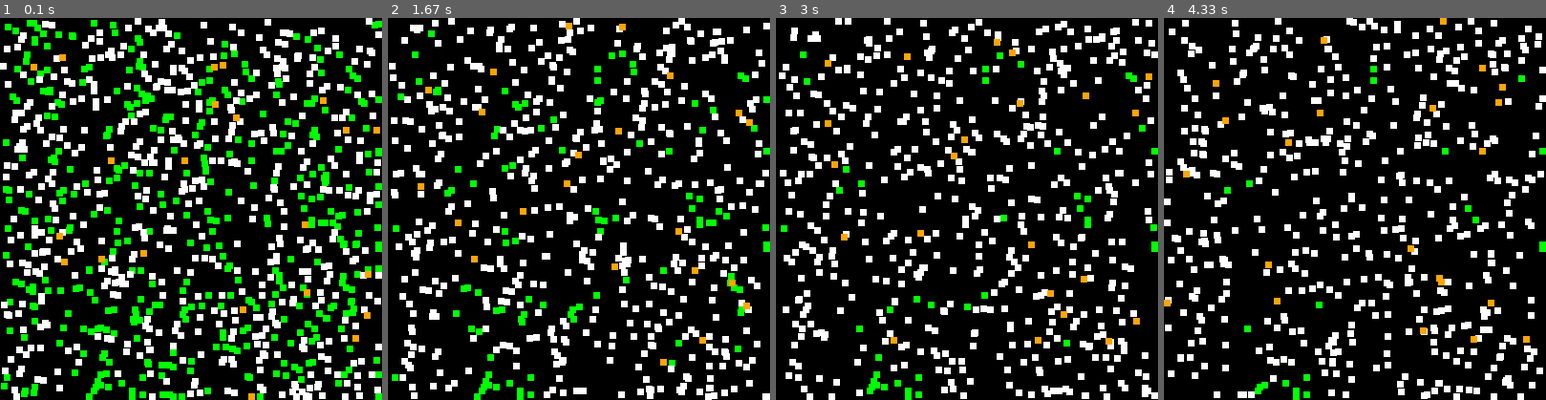
Above: before the commit, frames 1-4 (left to right).
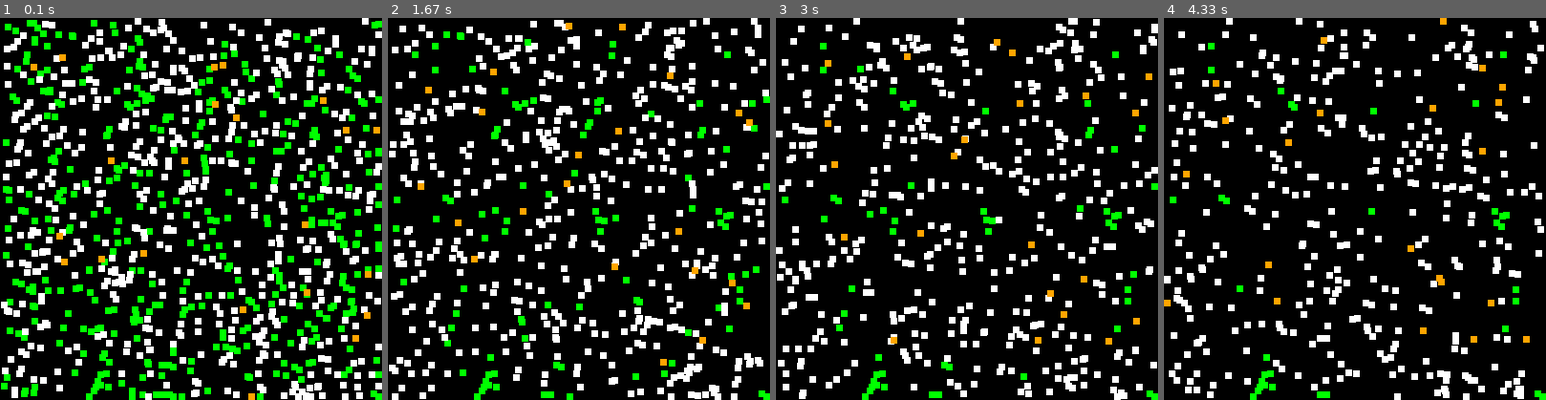
Above: after the commit, the same moments.

Repository: RAVIA33/Projet_algo
Game: pygame game, started from projet/main.py
The game is run twice, just before and just after one commit, with the same random seed, the same clock (stepped at 60 frames per second) and the same inputs.
Inputs:
- Up to frame 1 (0.1 s): no input
- Up to frame 2 (1.67 s): no input
- Up to frame 3 (3 s): no input
- Up to frame 4 (4.33 s): no input

The runs differ from the first frame. In frame 1, 3.9% of the frame differs, in the area x 0-100%, y 0-100%; in frame 2, 25%; in frame 3, 23%; in frame 4, 22%.

Commit message:
add def check_collision + energie

Diff:
--- a/projet/main.py
+++ b/projet/main.py
@@ -142,8 +142,8 @@
             elif type(self._actor.type) == Renard :
                 self._actor._speed = pygame.Vector2(randint(-3,3), randint(-3,3))
                 self._actor.type.energie -= 1
-        if self._actor.type.energie == 0:
-            print("MORT")
+        # if self._actor.type.energie == 0:
+        #     print("MORT")
 
 
         self.rect.move_ip(self._actor._speed)
@@ -205,25 +205,43 @@
 
                 #vérifie si sprite est une instance de la class renard et si other_sprite est une instance de la class Lapin
                 if isinstance(sprite._actor.type, Renard) and isinstance(other_sprite._actor.type, Lapin):  #si c'est le cas alors affiche "renard mange lapin"
-                    if sprite._actor.type.energie < sprite._actor.type.energie_maximale:
+                    if sprite._actor.type.energie >= sprite._actor.type.energie_maximale:
+                        print(f"{sprite._actor.type.__class__.__name__} ne peut pas se nourrir, énergie maximale atteinte.")
+                    else:
                         print("Renard mange un lapin")
                         energie_gagnee = other_sprite._actor.type.energie #le renard récupère toute l'énergie du lapin
                         sprite._actor.type.energie += energie_gagnee
-                        if sprite._actor.type.energie < sprite._actor.type.energie_maximale:
-                            sprite._actor.type.energie = min(sprite._actor.type.energie, sprite._actor.type.energie_maximale)#limite au max
-                            other_sprite.kill()  #supprime le lapin
+                        other_sprite.kill()  #supprime le lapin
+                        if sprite._actor.type.energie > sprite._actor.type.energie_maximale:
+                            sprite._actor.type.energie = sprite._actor.type.energie_maximale
+
+                    # Vérification supplémentaire : si l'énergie devient négative par erreur, la limite à 0
+                    if sprite._actor.type.energie < 0:
+                        sprite._actor.type.energie = 0
+                        print(f"{sprite._actor.type.__class__.__name__} est mort par manque d'énergie")
+                        sprite.kill()  # Supprime le renard s'il n'a plus d'énergie
 
                     print(f"{sprite._actor.type.__class__.__name__} énergie actuelle : {sprite._actor.type.energie}")
 
 
                 #vérifie si sprite est une instance de la class lapin et si other_sprite est une instance de la class plante
                 elif isinstance(sprite._actor.type, Lapin) and isinstance(other_sprite._actor.type, Plante):
-                    if sprite._actor.type.energie < sprite._actor.type.energie_maximale:
+                    if sprite._actor.type.energie >= sprite._actor.type.energie_maximale:
+                        print(f"{sprite._actor.type.__class__.__name__} ne peut pas se nourrir, énergie maximale atteinte.")
+                    else:
                         print("Lapin mange une plante")
                         energie_gagnee = other_sprite._actor.type.valeur_nutritive  #le lapin récup l'énergie de la plante
                         sprite._actor.type.energie += energie_gagnee
-                        sprite._actor.type.energie = min(sprite._actor.type.energie, sprite._actor.type.energie_maximale)  #limite au max
                         other_sprite.kill()  #supprime la plante
+                        if sprite._actor.type.energie > sprite._actor.type.energie_maximale:
+                            sprite._actor.type.energie = sprite._actor.type.energie_maximale
+
+                    # Vérification supplémentaire : si l'énergie devient négative par erreur, la limite à 0
+                    if sprite._actor.type.energie < 0:
+                        sprite._actor.type.energie = 0
+                        print(f"{sprite._actor.type.__class__.__name__} est mort par manque d'énergie")
+                        sprite.kill()  # Supprime le lapin s'il n'a plus d'énergie
+
                     print(f"{sprite._actor.type.__class__.__name__} énergie actuelle : {sprite._actor.type.energie}")
 
 
--- a/projet/main.qui marche ppas.py
+++ b/projet/main.qui marche ppas.py
@@ -165,3 +165,53 @@
 
 app = App()
 app.execute()
+
+
+
+#code def collision
+
+# #méthode pour gérer les collisions entre les sprites
+#     def check_collision(self)-> None:
+#         for sprite in self.__actors_sprites:
+#             touch_sprites = pygame.sprite.spritecollide(sprite, self.__actors_sprites, False)
+
+#             for other_sprite in touch_sprites:
+#                 if sprite == other_sprite:
+#                     continue
+
+#                 #vérifie si sprite est une instance de la class renard et si other_sprite est une instance de la class Lapin
+#                 if isinstance(sprite._actor.type, Renard) and isinstance(other_sprite._actor.type, Lapin):  #si c'est le cas alors affiche "renard mange lapin"
+#                     if sprite._actor.type.energie < sprite._actor.type.energie_maximale:
+#                         print("Renard mange un lapin")
+#                         energie_gagnee = other_sprite._actor.type.energie #le renard récupère toute l'énergie du lapin
+#                         sprite._actor.type.energie += energie_gagnee
+#                         other_sprite.kill()  #supprime le lapin
+#                         if sprite._actor.type.energie > sprite._actor.type.energie_maximale:
+#                             sprite._actor.type.energie = sprite._actor.type.energie_maximale
+
+#                     # Vérification supplémentaire : si l'énergie devient négative par erreur, la limite à 0
+#                     if sprite._actor.type.energie < 0:
+#                         sprite._actor.type.energie = 0
+#                         print(f"{sprite._actor.type.__class__.__name__} est mort par manque d'énergie")
+#                         sprite.kill()  # Supprime le renard s'il n'a plus d'énergie
+
+#                     print(f"{sprite._actor.type.__class__.__name__} énergie actuelle : {sprite._actor.type.energie}")
+
+
+#                 #vérifie si sprite est une instance de la class lapin et si other_sprite est une instance de la class plante
+#                 elif isinstance(sprite._actor.type, Lapin) and isinstance(other_sprite._actor.type, Plante):
+#                     if sprite._actor.type.energie < sprite._actor.type.energie_maximale:
+#                         print("Lapin mange une plante")
+#                         energie_gagnee = other_sprite._actor.type.valeur_nutritive  #le lapin récup l'énergie de la plante
+#                         sprite._actor.type.energie += energie_gagnee
+#                         other_sprite.kill()  #supprime la plante
+#                         if sprite._actor.type.energie > sprite._actor.type.energie_maximale:
+#                             sprite._actor.type.energie = sprite._actor.type.energie_maximale
+
+#                     # Vérification supplémentaire : si l'énergie devient négative par erreur, la limite à 0
+#                     if sprite._actor.type.energie < 0:
+#                         sprite._actor.type.energie = 0
+#                         print(f"{sprite._actor.type.__class__.__name__} est mort par manque d'énergie")
+#                         sprite.kill()  # Supprime le lapin s'il n'a plus d'énergie
+
+#                     print(f"{sprite._actor.type.__class__.__name__} énergie actuelle : {sprite._actor.type.energie}")
